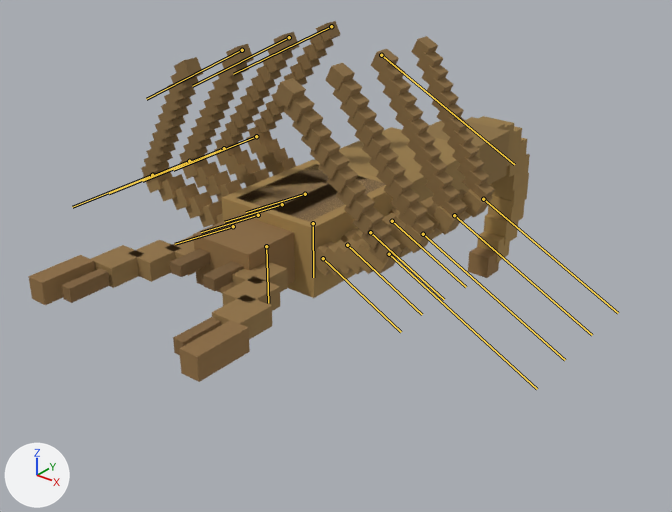
Renders of the glTF model assets/creatures/scorpion/model.glb from each side of a commit.
Both versions are drawn from a 50 mm lens placed at (1.7, -2.02, 1.77), pointed at (-0.12, 0.26, 0.36). Arrows for +X, +Y and +Z are at lower left; the lights stay in place. The first picture is the older version. Both versions are drawn at frame 29 of the action 'die'; the numbers are the values there. The bones that change, and the others that lie on the model, are drawn over the model as lines.

In view in the first picture: 'built'.
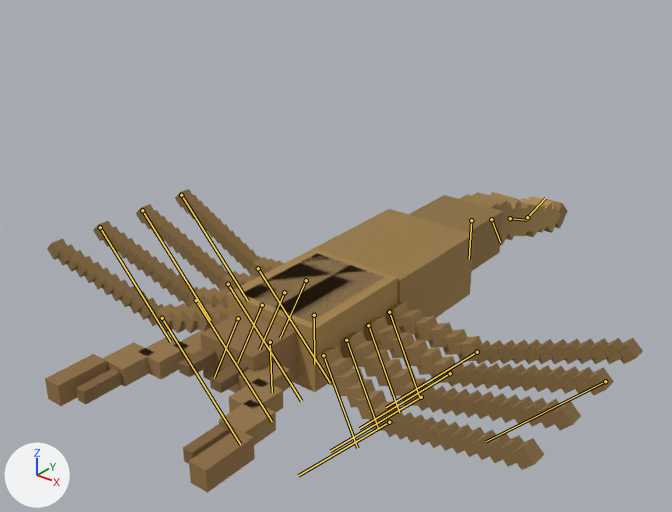
Pixel boxes [x1, y1, x2, y2] of what changed, in the pictures (672 x 512 px):
```json
{"object": "built", "change": "posed", "before": [28, 21, 530, 382], "after": [45, 189, 643, 493], "on screen": "19% wider, 16% shorter"}
{"bone": "body", "before": "(313, 223) to (313, 277)", "after": "(314, 315) to (314, 364)"}
{"bone": "leg_l0", "before": "(323, 258) to (401, 332)", "after": "(323, 355) to (357, 448)"}
{"bone": "leg_l0_knee", "before": "(389, 254) to (537, 389)", "after": "(389, 422) to (298, 475)"}
{"bone": "leg_l1", "before": "(347, 245) to (422, 314)", "after": "(346, 340) to (378, 429)"}
{"bone": "leg_l1_knee", "before": "(423, 234) to (565, 360)", "after": "(421, 397) to (330, 451)"}
{"bone": "leg_l2", "before": "(370, 232) to (444, 299)", "after": "(368, 325) to (399, 412)"}
{"bone": "leg_l2_knee", "before": "(454, 215) to (592, 335)", "after": "(450, 373) to (359, 428)"}
{"bone": "leg_l3", "before": "(392, 221) to (466, 287)", "after": "(389, 312) to (420, 398)"}
{"bone": "leg_l3_knee", "before": "(483, 199) to (618, 313)", "after": "(477, 352) to (386, 407)"}
{"bone": "leg_r0", "before": "(233, 226) to (175, 244)", "after": "(238, 318) to (214, 378)"}
{"bone": "leg_r0_knee", "before": "(152, 175) to (72, 207)", "after": "(162, 318) to (240, 444)"}
{"bone": "leg_r1", "before": "(258, 215) to (201, 232)", "after": "(262, 305) to (237, 363)"}
{"bone": "leg_r1_knee", "before": "(189, 161) to (109, 193)", "after": "(196, 300) to (272, 421)"}
{"bone": "leg_r2", "before": "(282, 204) to (224, 222)", "after": "(284, 292) to (259, 349)"}
{"bone": "leg_r2_knee", "before": "(224, 148) to (142, 181)", "after": "(228, 284) to (301, 401)"}
{"bone": "leg_r3", "before": "(305, 194) to (246, 212)", "after": "(306, 280) to (280, 338)"}
{"bone": "leg_r3_knee", "before": "(256, 136) to (173, 170)", "after": "(258, 268) to (330, 382)"}
```

The change, as JSON lines over the scene's bpy script:
```json
{"block": "bone_body", "where": "bone_body = bpy.data.objects['creature'].pose.bones['body']"}
{"op": "set", "path": "bone_body.location", "old": "(0.0, 0.352, 0.0)", "new": "(0.0, 0.028, 0.0)"}
{"block": "bone_leg_l0", "where": "bone_leg_l0 = bpy.data.objects['creature'].pose.bones['leg_l0']  # child of 'body'"}
{"op": "set", "path": "bone_leg_l0.rotation_quaternion", "old": "(0.853, 0.0, 0.0, 0.523)", "new": "(0.976, 0.0, 0.0, 0.218)", "note": "degrees (0, 0, 63) -> degrees (0, 0, 25)"}
{"block": "bone_leg_l0_knee", "where": "bone_leg_l0_knee = bpy.data.objects['creature'].pose.bones['leg_l0_knee']  # child of 'leg_l0'"}
{"op": "set", "path": "bone_leg_l0_knee.rotation_quaternion", "old": "(1.0, 0.0, 0.0, 0.0)", "new": "(0.825, 0.0, 0.0, -0.565)", "note": "degrees (0, 0, 0) -> degrees (0, 0, -69)"}
{"block": "bone_leg_l1", "where": "bone_leg_l1 = bpy.data.objects['creature'].pose.bones['leg_l1']  # child of 'body'"}
{"op": "set", "path": "bone_leg_l1.rotation_quaternion", "old": "(0.853, 0.0, 0.0, 0.523)", "new": "(0.976, 0.0, 0.0, 0.218)", "note": "degrees (0, 0, 63) -> degrees (0, 0, 25)"}
{"block": "bone_leg_l1_knee", "where": "bone_leg_l1_knee = bpy.data.objects['creature'].pose.bones['leg_l1_knee']  # child of 'leg_l1'"}
{"op": "set", "path": "bone_leg_l1_knee.rotation_quaternion", "old": "(1.0, 0.0, 0.0, 0.0)", "new": "(0.825, 0.0, 0.0, -0.565)", "note": "degrees (0, 0, 0) -> degrees (0, 0, -69)"}
{"block": "bone_leg_l2", "where": "bone_leg_l2 = bpy.data.objects['creature'].pose.bones['leg_l2']  # child of 'body'"}
{"op": "set", "path": "bone_leg_l2.rotation_quaternion", "old": "(0.853, 0.0, 0.0, 0.523)", "new": "(0.976, 0.0, 0.0, 0.218)", "note": "degrees (0, 0, 63) -> degrees (0, 0, 25)"}
{"block": "bone_leg_l2_knee", "where": "bone_leg_l2_knee = bpy.data.objects['creature'].pose.bones['leg_l2_knee']  # child of 'leg_l2'"}
{"op": "set", "path": "bone_leg_l2_knee.rotation_quaternion", "old": "(1.0, 0.0, 0.0, 0.0)", "new": "(0.825, 0.0, 0.0, -0.565)", "note": "degrees (0, 0, 0) -> degrees (0, 0, -69)"}
{"block": "bone_leg_l3", "where": "bone_leg_l3 = bpy.data.objects['creature'].pose.bones['leg_l3']  # child of 'body'"}
{"op": "set", "path": "bone_leg_l3.rotation_quaternion", "old": "(0.853, 0.0, 0.0, 0.523)", "new": "(0.976, 0.0, 0.0, 0.218)", "note": "degrees (0, 0, 63) -> degrees (0, 0, 25)"}
{"block": "bone_leg_l3_knee", "where": "bone_leg_l3_knee = bpy.data.objects['creature'].pose.bones['leg_l3_knee']  # child of 'leg_l3'"}
{"op": "set", "path": "bone_leg_l3_knee.rotation_quaternion", "old": "(1.0, 0.0, 0.0, 0.0)", "new": "(0.825, 0.0, 0.0, -0.565)", "note": "degrees (0, 0, 0) -> degrees (0, 0, -69)"}
{"block": "bone_leg_r0", "where": "bone_leg_r0 = bpy.data.objects['creature'].pose.bones['leg_r0']  # child of 'body'"}
{"op": "set", "path": "bone_leg_r0.rotation_quaternion", "old": "(0.853, 0.0, 0.0, -0.523)", "new": "(0.976, 0.0, 0.0, -0.218)", "note": "degrees (0, 0, -63) -> degrees (0, 0, -25)"}
{"block": "bone_leg_r0_knee", "where": "bone_leg_r0_knee = bpy.data.objects['creature'].pose.bones['leg_r0_knee']  # child of 'leg_r0'"}
{"op": "set", "path": "bone_leg_r0_knee.rotation_quaternion", "old": "(1.0, 0.0, 0.0, 0.0)", "new": "(0.825, 0.0, 0.0, 0.565)", "note": "degrees (0, 0, 0) -> degrees (0, 0, 69)"}
{"block": "bone_leg_r1", "where": "bone_leg_r1 = bpy.data.objects['creature'].pose.bones['leg_r1']  # child of 'body'"}
{"op": "set", "path": "bone_leg_r1.rotation_quaternion", "old": "(0.853, 0.0, 0.0, -0.523)", "new": "(0.976, 0.0, 0.0, -0.218)", "note": "degrees (0, 0, -63) -> degrees (0, 0, -25)"}
{"block": "bone_leg_r1_knee", "where": "bone_leg_r1_knee = bpy.data.objects['creature'].pose.bones['leg_r1_knee']  # child of 'leg_r1'"}
{"op": "set", "path": "bone_leg_r1_knee.rotation_quaternion", "old": "(1.0, 0.0, 0.0, 0.0)", "new": "(0.825, 0.0, 0.0, 0.565)", "note": "degrees (0, 0, 0) -> degrees (0, 0, 69)"}
{"block": "bone_leg_r2", "where": "bone_leg_r2 = bpy.data.objects['creature'].pose.bones['leg_r2']  # child of 'body'"}
{"op": "set", "path": "bone_leg_r2.rotation_quaternion", "old": "(0.853, 0.0, 0.0, -0.523)", "new": "(0.976, 0.0, 0.0, -0.218)", "note": "degrees (0, 0, -63) -> degrees (0, 0, -25)"}
{"block": "bone_leg_r2_knee", "where": "bone_leg_r2_knee = bpy.data.objects['creature'].pose.bones['leg_r2_knee']  # child of 'leg_r2'"}
{"op": "set", "path": "bone_leg_r2_knee.rotation_quaternion", "old": "(1.0, 0.0, 0.0, 0.0)", "new": "(0.825, 0.0, 0.0, 0.565)", "note": "degrees (0, 0, 0) -> degrees (0, 0, 69)"}
{"block": "bone_leg_r3", "where": "bone_leg_r3 = bpy.data.objects['creature'].pose.bones['leg_r3']  # child of 'body'"}
{"op": "set", "path": "bone_leg_r3.rotation_quaternion", "old": "(0.853, 0.0, 0.0, -0.523)", "new": "(0.976, 0.0, 0.0, -0.218)", "note": "degrees (0, 0, -63) -> degrees (0, 0, -25)"}
{"block": "bone_leg_r3_knee", "where": "bone_leg_r3_knee = bpy.data.objects['creature'].pose.bones['leg_r3_knee']  # child of 'leg_r3'"}
{"op": "set", "path": "bone_leg_r3_knee.rotation_quaternion", "old": "(1.0, 0.0, 0.0, 0.0)", "new": "(0.825, 0.0, 0.0, 0.565)", "note": "degrees (0, 0, 0) -> degrees (0, 0, 69)"}
```
